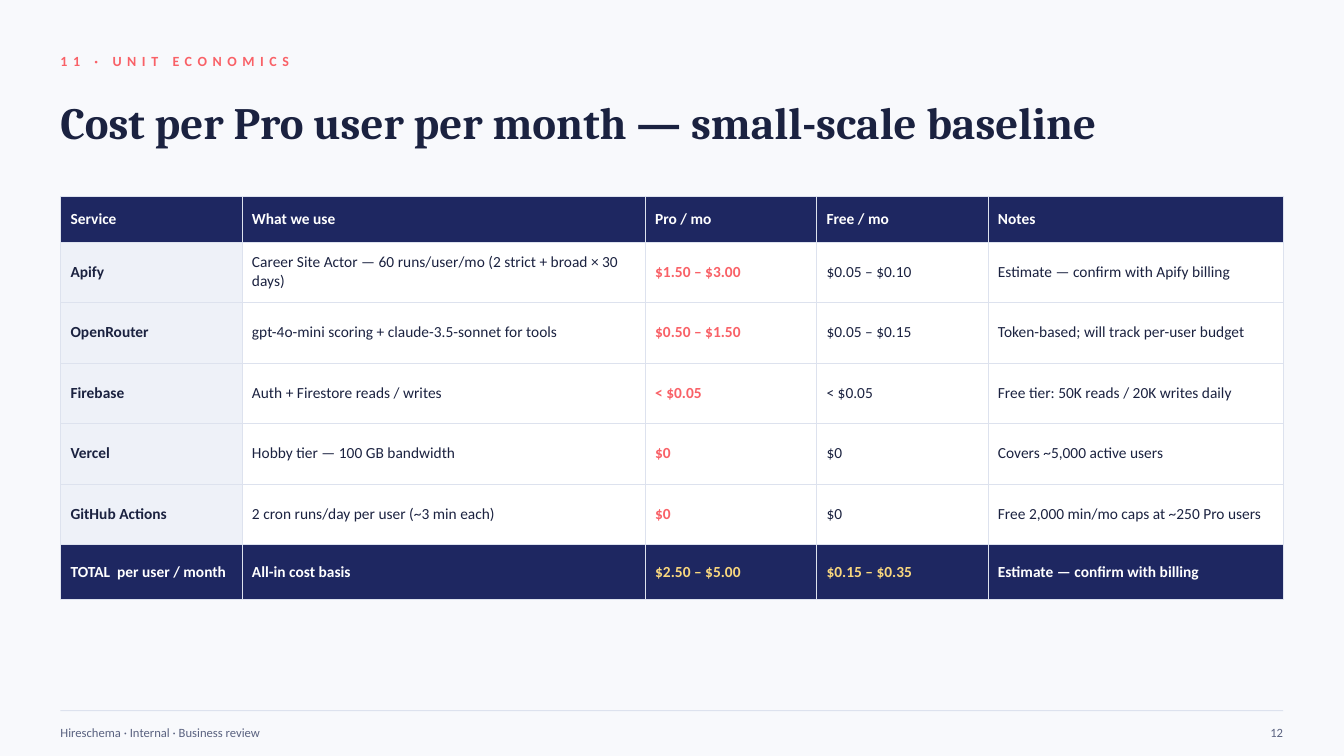
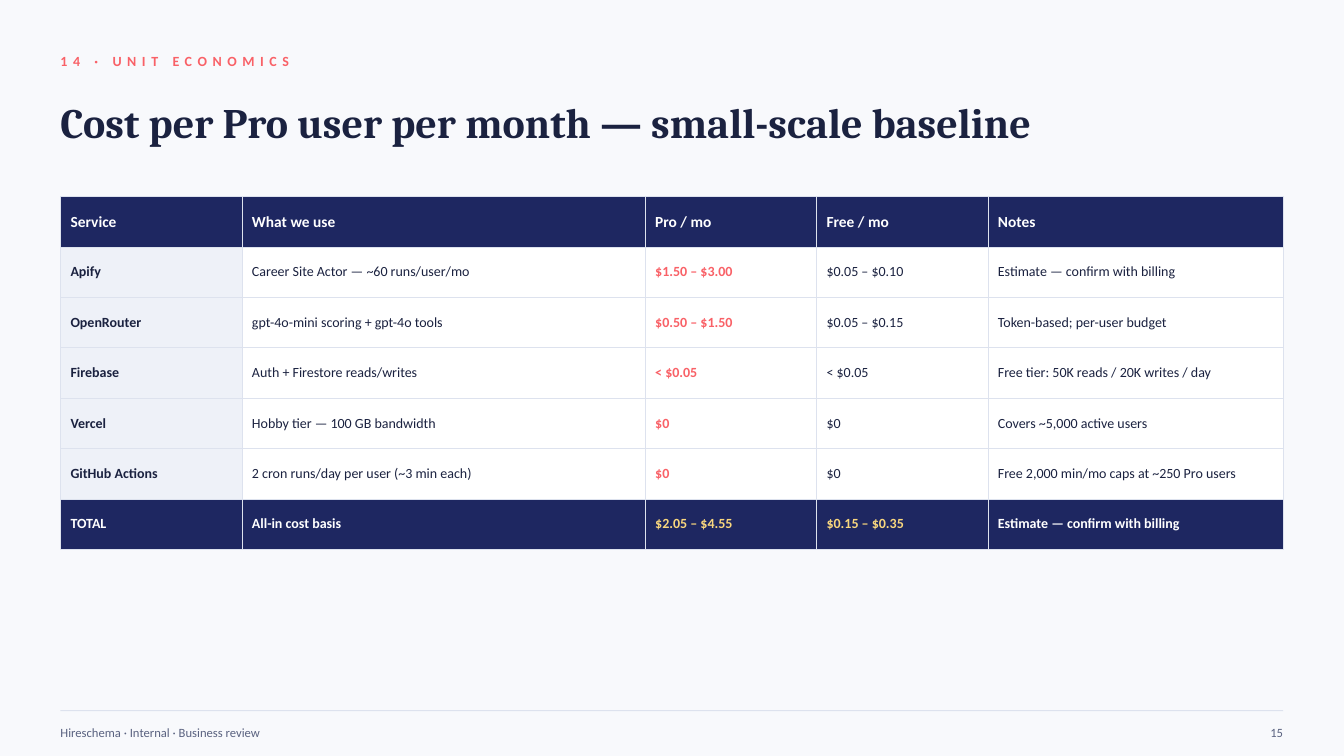
Before and after one commit to rupeshkumar-create/Hireloop, a slide deck: slide 15 of Hireschema-Business-Presentation.pptx (slide 12 before the commit). Drawn at 1344x756 pixels with LibreOffice and Linux fonts; fonts in the diff are those of the drawing. Boxes give left, top, right and bottom in pixels: in the first picture for what was removed or moved away, otherwise in the second. Text is boxed around its words. In the diff, an @@ line names an element or a change of style, - is before the commit and + after.

```diff
--- a/Hireschema-Business-Presentation.pptx
+++ b/Hireschema-Business-Presentation.pptx
@@ text at <box>60,57,290,66</box>: text changed @@
-11 · UNIT ECONOMICS
+14 · UNIT ECONOMICS
@@ text "Cost per Pro user per ..." at <box>60,109,1031,147</box>: size 32 to 30 pt @@
@@ table at <box>60,197,1284,535</box> @@
-row 2, column 2: Career Site Actor — 60 runs/user/mo (2 strict + broad × 30 days)
+row 2, column 2: Career Site Actor — ~60 runs/user/mo
-row 2, column 5: Estimate — confirm with Apify billing
+row 2, column 5: Estimate — confirm with billing
-row 3, column 2: gpt-4o-mini scoring + claude-3.5-sonnet for tools
+row 3, column 2: gpt-4o-mini scoring + gpt-4o tools
-row 3, column 5: Token-based; will track per-user budget
+row 3, column 5: Token-based; per-user budget
-row 4, column 2: Auth + Firestore reads / writes
+row 4, column 2: Auth + Firestore reads/writes
-row 4, column 5: Free tier: 50K reads / 20K writes daily
+row 4, column 5: Free tier: 50K reads / 20K writes / day
-row 7, column 1: TOTAL per user / month
+row 7, column 1: TOTAL
-row 7, column 3: $2.50 – $5.00
+row 7, column 3: $2.05 – $4.55
@@ size 11 to 10 pt in "Apify", "$1.50 – $3.00", "$0.05 – $0.10", "OpenRouter" and 18 more places @@
@@ text at <box>1270,729,1283,737</box>: text changed @@
-12
+15
```
Also in this commit, not shown: 16 other slides changed, 7 slides added, 2 slides removed, 9 other files.
